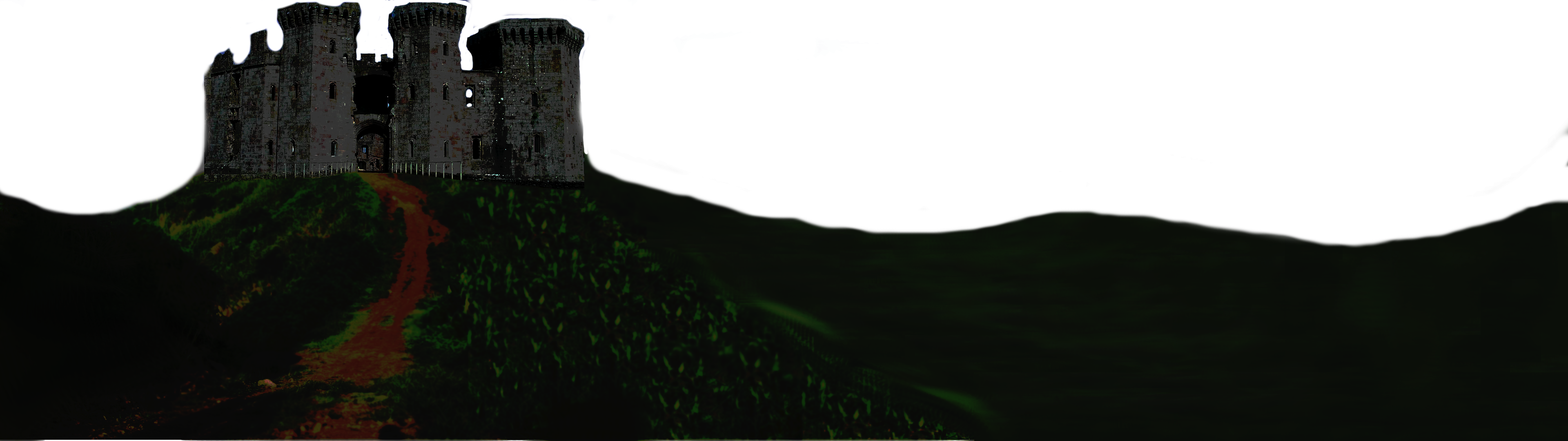
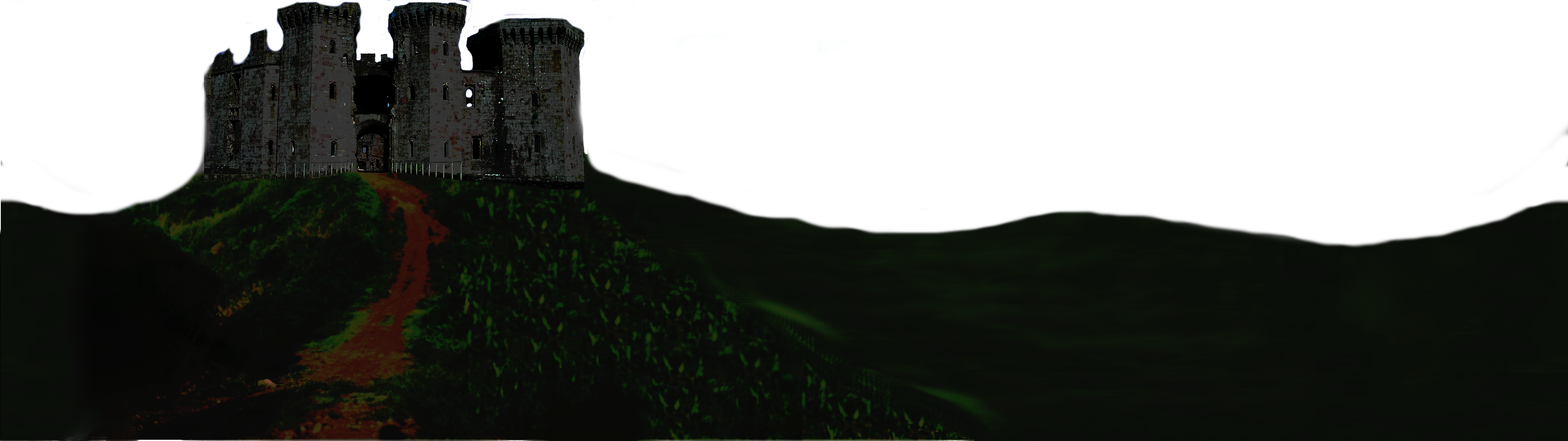
The second 1568×441 image is a revision of the first. Changes to its layers:
painted on "CastleBackground.png" over (0, 160, 141, 441)
